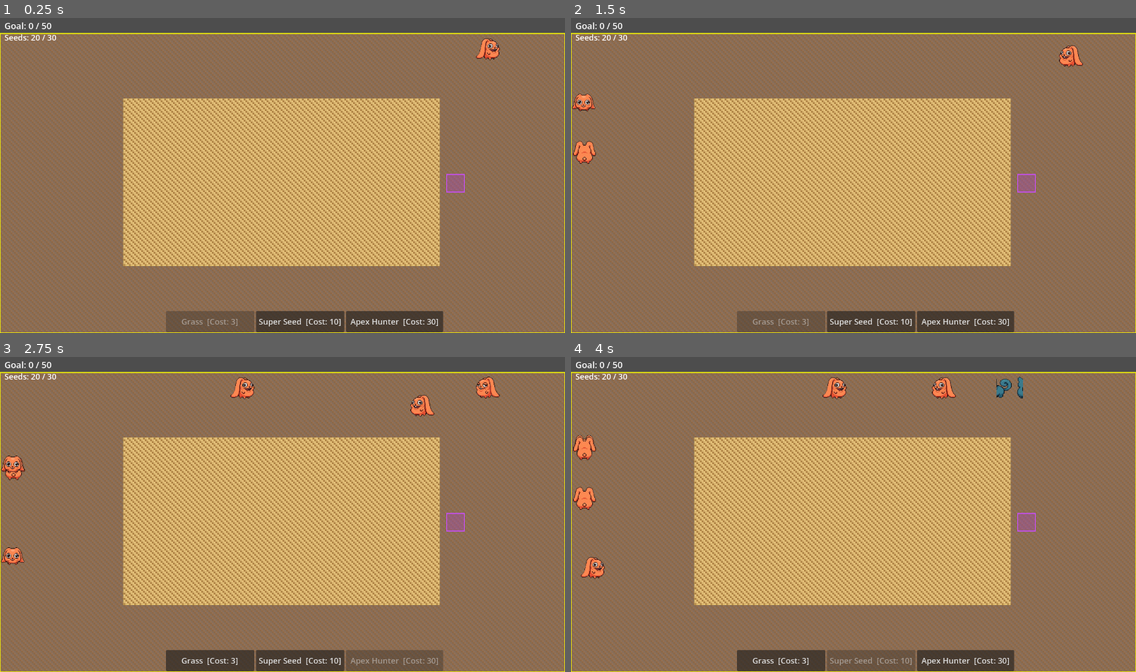
Above: before the commit, frames 1-4 (two rows, left to right).
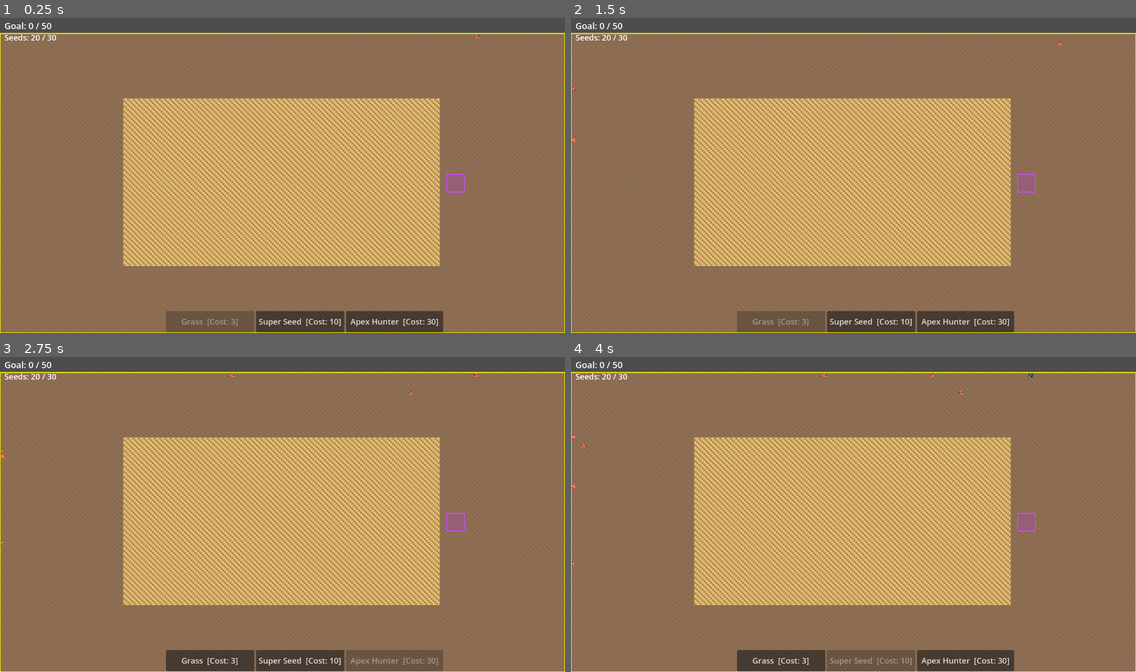
Above: after the commit, the same moments.

Repository: mamo1016/ecosystem-game
Game: Godot game, scene res://world.tscn
Same seed, same stepped clock (60 frames per second), same inputs: the game is played once before the commit and once after it.
Inputs:
- Up to frame 1 (0.25 s): no input
- Up to frame 2 (1.5 s): click "Super Seed [Cost: 10]" at 0.5 s; click "Grass [Cost: 3]" at 1.25 s
- Up to frame 3 (2.75 s): click "Apex Hunter [Cost: 30]" at 2 s
- Up to frame 4 (4 s): click "Grass [Cost: 3]" at 2.75 s; click "Super Seed [Cost: 10]" at 3.5 s

The runs differ from the first frame. In frame 1, 0.2% of the frame differs, in the area x 84-89%, y 5-14%; in frame 2, 0.6%; in frame 3, 1.0%; in frame 4, 1.3%, in the area x 0-82%, y 5-71%.

Commit message:
Shrink animals: start size 3x3, max 5x5, grow by 1

Diff:
--- a/world.gd
+++ b/world.gd
@@ -163,14 +163,14 @@
 	var pos := _mouse_to_grid()
 	pos.x = clampi(pos.x, 0, MAP_WIDTH - 1)
 	pos.y = clampi(pos.y, 0, MAP_HEIGHT - 1)
-	predators.append({ "pos": pos, "stomach": 0, "hunger": 0, "eating": 0, "facing": DIRS.pick_random(), "size": 15 })
+	predators.append({ "pos": pos, "stomach": 0, "hunger": 0, "eating": 0, "facing": DIRS.pick_random(), "size": 3 })
 	queue_redraw()
 
 func _debug_spawn_apex() -> void:
 	var pos := _mouse_to_grid()
 	pos.x = clampi(pos.x, 0, MAP_WIDTH - 1)
 	pos.y = clampi(pos.y, 0, MAP_HEIGHT - 1)
-	apexes.append({ "pos": pos, "stomach": 0, "hunger": 0, "eating": 0, "facing": DIRS.pick_random(), "size": 15 })
+	apexes.append({ "pos": pos, "stomach": 0, "hunger": 0, "eating": 0, "facing": DIRS.pick_random(), "size": 3 })
 	queue_redraw()
 
 func _draw() -> void:
@@ -401,7 +401,7 @@
 		var pos = center
 		pos.x = clampi(pos.x, 0, MAP_WIDTH - 1)
 		pos.y = clampi(pos.y, 0, MAP_HEIGHT - 1)
-		apexes.append({ "pos": pos, "stomach": 0, "hunger": 0, "eating": 0, "facing": DIRS.pick_random(), "size": 15 })
+		apexes.append({ "pos": pos, "stomach": 0, "hunger": 0, "eating": 0, "facing": DIRS.pick_random(), "size": 3 })
 		available_seeds -= cost
 	elif tile_id == GRASS:
 		if not _in_plant_zone(center): return
@@ -482,10 +482,10 @@
 		_: return Vector2i(MAP_WIDTH - 1, randi_range(0, MAP_HEIGHT - 1))
 
 func spawn_red_invader() -> void:
-	predators.append({ "pos": _random_edge_pos(), "stomach": 0, "hunger": 0, "eating": 0, "facing": DIRS.pick_random(), "size": 15 })
+	predators.append({ "pos": _random_edge_pos(), "stomach": 0, "hunger": 0, "eating": 0, "facing": DIRS.pick_random(), "size": 3 })
 
 func spawn_apex_invader() -> void:
-	apexes.append({ "pos": _random_edge_pos(), "stomach": 0, "hunger": 0, "eating": 0, "facing": DIRS.pick_random(), "size": 15 })
+	apexes.append({ "pos": _random_edge_pos(), "stomach": 0, "hunger": 0, "eating": 0, "facing": DIRS.pick_random(), "size": 3 })
 
 func _find_plant_in_rect(rect: Rect2i) -> Vector2i:
 	var start_x = max(0, rect.position.x)
@@ -532,7 +532,7 @@
 	for d in dirs:
 		var new_pos = parent_pos + d * parent_size
 		if new_pos.x >= 0 and new_pos.y >= 0 and new_pos.x + 15 <= MAP_WIDTH and new_pos.y + 15 <= MAP_HEIGHT:
-			list.append({ "pos": new_pos, "stomach": 0, "hunger": 0, "eating": 0, "facing": d, "size": 15 })
+			list.append({ "pos": new_pos, "stomach": 0, "hunger": 0, "eating": 0, "facing": d, "size": 3 })
 			return
 func run_predator_logic() -> void:
 	var alive = []
@@ -547,8 +547,8 @@
 				var needed_food = p.size * 10
 				while p.stomach >= needed_food:
 					p.stomach -= needed_food
-					if p.size < 35:
-						p.size += 10
+					if p.size < 5:
+						p.size += 1
 						needed_food = p.size * 10
 					else:
 						_try_spawn_offspring(p.pos, alive, p.size)
@@ -620,8 +620,8 @@
 					var needed_food = a.size
 					while a.stomach >= needed_food:
 						a.stomach -= needed_food
-						if a.size < 35:
-							a.size += 10
+						if a.size < 5:
+							a.size += 1
 							needed_food = a.size
 						else:
 							_try_spawn_offspring(a.pos, alive, a.size)
